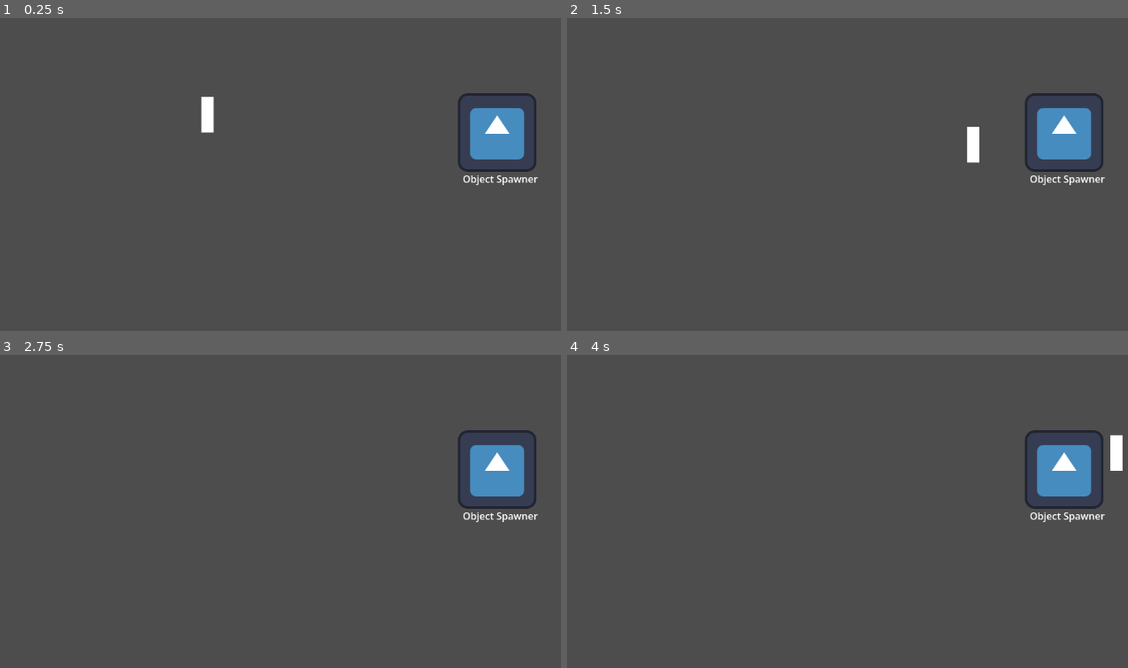
Above: before the commit, frames 1-4 (two rows, left to right).
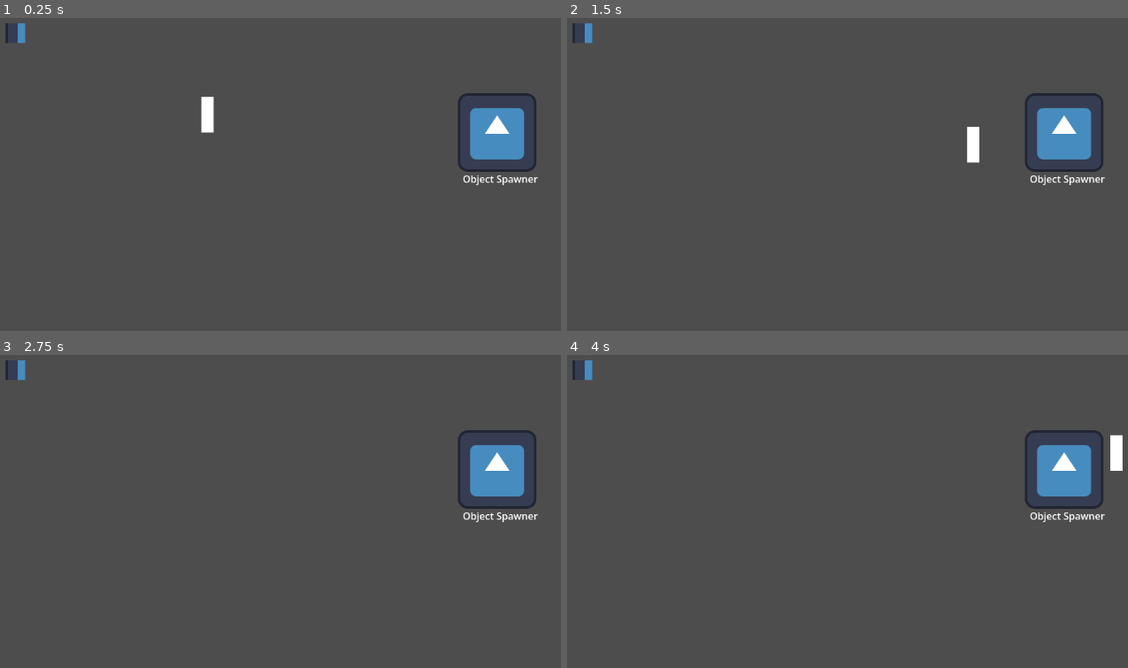
Above: after the commit, the same moments.

Repository: CamaraoLendario/Chaotic-Plants
Game: Godot game, scene res://main_world.tscn
The game is run twice, just before and just after one commit, with the same random seed, the same clock (stepped at 60 frames per second) and the same inputs. The engine's default icon, where the game draws it, is replaced by a stand-in: a white triangle on a blue panel in a dark square.
Inputs:
- Up to frame 1 (0.25 s): no input
- Up to frame 2 (1.5 s): tap Enter at 0.5 s; hold D (Right) 0.53-1.28 s; hold E (Interact) 0.53-1.28 s; hold S (Down) from 1.28 s (still down); tap E (Interact) at 1.35 s
- Up to frame 3 (2.75 s): release S (Down) at 2.03 s; hold D (Right) from 2.03 s (still down); hold E (Interact) from 2.03 s (still down)
- Up to frame 4 (4 s): tap Space at 2.75 s; release D (Right) at 2.78 s; release E (Interact) at 2.78 s; hold W (Up) 2.78-3.53 s; tap E (Interact) at 2.85 s; tap Enter at 3.5 s; hold A (Left) from 3.53 s (still down); hold E (Interact) from 3.53 s (still down)

The runs differ from the first frame. In frame 1, 0.1% of the frame differs, in the area x 0-5%, y 1-9%; in frame 2, 0.1%; in frame 3, 0.1%; in frame 4, 0.1%.

Commit message:
Base Plant Class

Diff:
--- /dev/null
+++ b/Plants/base_plant.gd
@@ -0,0 +1,44 @@
+extends Node2D
+class_name Plant
+
+# TODO:
+# Receive Item
+# Interacted with signal or function
+# Get Grown Function
+signal grew (growStage : int)
+@export var isByStages : bool = false
+@export var growTime : float = 1 ## Time to grow in seconds
+@export_group("Nodes")
+@export var interactable : Interactable
+@export var sprite: AnimatedSprite2D
+
+var isGrown : bool = false
+var GrowProgress : float: ## How far the plant is in the growing progress. from 0 to growGoal
+	get():
+		return growProgress
+	set(value):
+		growProgress = value
+		check_grow_progress()
+
+var growProgress: float = 0
+var growGoal : int = 2
+
+func _ready() -> void:
+	interactable.wasInteracted.connect(on_interacted)
+
+func grow():
+	if (isGrown): return
+	GrowProgress += 1
+	grew.emit()
+
+func on_interacted(_interactor: Node2D):
+	print("I was interacted with")
+
+func _physics_process(delta: float) -> void:
+	if (!isByStages and GrowProgress < growGoal):
+		GrowProgress += delta / growTime
+
+func check_grow_progress():
+	sprite.animation = "stage" +  str(int(GrowProgress))
+	if (growProgress >= growGoal):
+		isGrown = true
--- /dev/null
+++ b/Plants/base_plant.tscn
@@ -0,0 +1,36 @@
+[gd_scene format=3 uid="uid://be4ptkje88wa3"]
+
+[ext_resource type="Script" uid="uid://ghwal8eoqf4r" path="res://Plants/base_plant.gd" id="1_ha1yr"]
+[ext_resource type="Script" uid="uid://cvc5atuup46p2" path="res://interact/interactable.gd" id="2_87s3t"]
+
+[sub_resource type="SpriteFrames" id="SpriteFrames_87s3t"]
+resource_local_to_scene = true
+animations = [{
+"frames": [],
+"loop": true,
+"name": &"stage0",
+"speed": 5.0
+}, {
+"frames": [],
+"loop": true,
+"name": &"stage1",
+"speed": 5.0
+}, {
+"frames": [],
+"loop": true,
+"name": &"stage2",
+"speed": 5.0
+}]
+
+[node name="BasePlant" type="Node2D" unique_id=629364572 node_paths=PackedStringArray("interactable", "sprite")]
+script = ExtResource("1_ha1yr")
+interactable = NodePath("Interactable")
+sprite = NodePath("Sprite")
+
+[node name="Sprite" type="AnimatedSprite2D" parent="." unique_id=1713877530]
+sprite_frames = SubResource("SpriteFrames_87s3t")
+animation = &"stage2"
+
+[node name="Interactable" type="Area2D" parent="." unique_id=825575324]
+script = ExtResource("2_87s3t")
+metadata/_custom_type_script = "uid://cvc5atuup46p2"
--- a/main_world.tscn
+++ b/main_world.tscn
@@ -1,7 +1,52 @@
 [gd_scene format=3 uid="uid://chrx13ummoytr"]
 
 [ext_resource type="PackedScene" uid="uid://dopujk04ltt6d" path="res://character/character.tscn" id="1_itk02"]
-[ext_resource type="PackedScene" uid="uid://bq3gnd6nxn01p" path="res://object_spawner.tscn" id="2_uoqbt"]
+[ext_resource type="PackedScene" path="res://object_spawner.tscn" id="2_uoqbt"]
+[ext_resource type="PackedScene" uid="uid://be4ptkje88wa3" path="res://Plants/base_plant.tscn" id="3_43o5b"]
+[ext_resource type="Texture2D" uid="uid://chnu528uov0n" path="res://icon.svg" id="4_3etub"]
+
+[sub_resource type="AtlasTexture" id="AtlasTexture_whfra"]
+atlas = ExtResource("4_3etub")
+region = Rect2(0, 32, 32, 32)
+
+[sub_resource type="AtlasTexture" id="AtlasTexture_uue8y"]
+atlas = ExtResource("4_3etub")
+region = Rect2(32, 64, 32, 32)
+
+[sub_resource type="AtlasTexture" id="AtlasTexture_aac4l"]
+atlas = ExtResource("4_3etub")
+region = Rect2(96, 96, 32, 32)
+
+[sub_resource type="SpriteFrames" id="SpriteFrames_3etub"]
+resource_local_to_scene = true
+animations = [{
+"frames": [{
+"duration": 1.0,
+"texture": SubResource("AtlasTexture_whfra")
+}],
+"loop": true,
+"name": &"stage0",
+"speed": 5.0
+}, {
+"frames": [{
+"duration": 1.0,
+"texture": SubResource("AtlasTexture_uue8y")
+}],
+"loop": true,
+"name": &"stage1",
+"speed": 5.0
+}, {
+"frames": [{
+"duration": 1.0,
+"texture": SubResource("AtlasTexture_aac4l")
+}],
+"loop": true,
+"name": &"stage2",
+"speed": 5.0
+}]
+
+[sub_resource type="RectangleShape2D" id="RectangleShape2D_3etub"]
+size = Vector2(32, 32)
 
 [node name="Node2D" type="Node2D" unique_id=1937000729]
 
@@ -11,3 +56,16 @@
 
 [node name="ObjectSpawner" parent="." unique_id=1063420533 instance=ExtResource("2_uoqbt")]
 position = Vector2(472, 0)
+
+[node name="BasePlant" parent="." unique_id=629364572 instance=ExtResource("3_43o5b")]
+position = Vector2(-313, -162)
+isByStages = true
+
+[node name="Sprite" parent="BasePlant" index="0" unique_id=1713877530]
+sprite_frames = SubResource("SpriteFrames_3etub")
+animation = &"stage0"
+
+[node name="CollisionShape2D" type="CollisionShape2D" parent="BasePlant/Interactable" parent_id_path=PackedInt32Array(629364572, 825575324) index="0" unique_id=1479467512]
+shape = SubResource("RectangleShape2D_3etub")
+
+[editable path="BasePlant"]
Not shown, added: Plants/base_plant.gd.uid
Not shown, removed: interact/pickable.gd.uid
